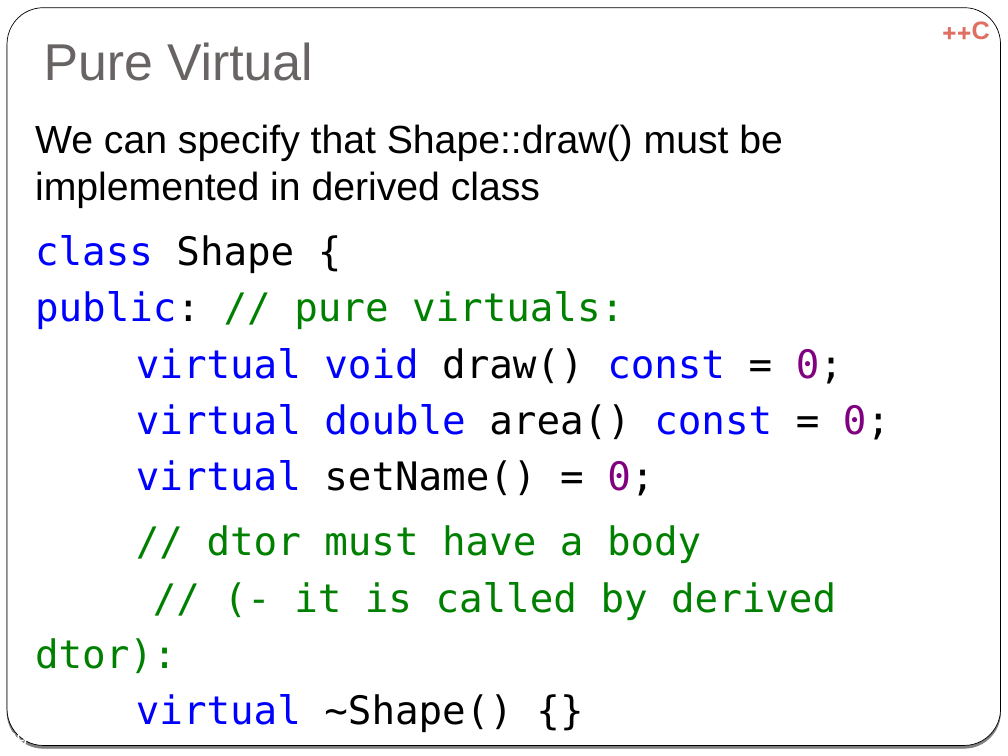
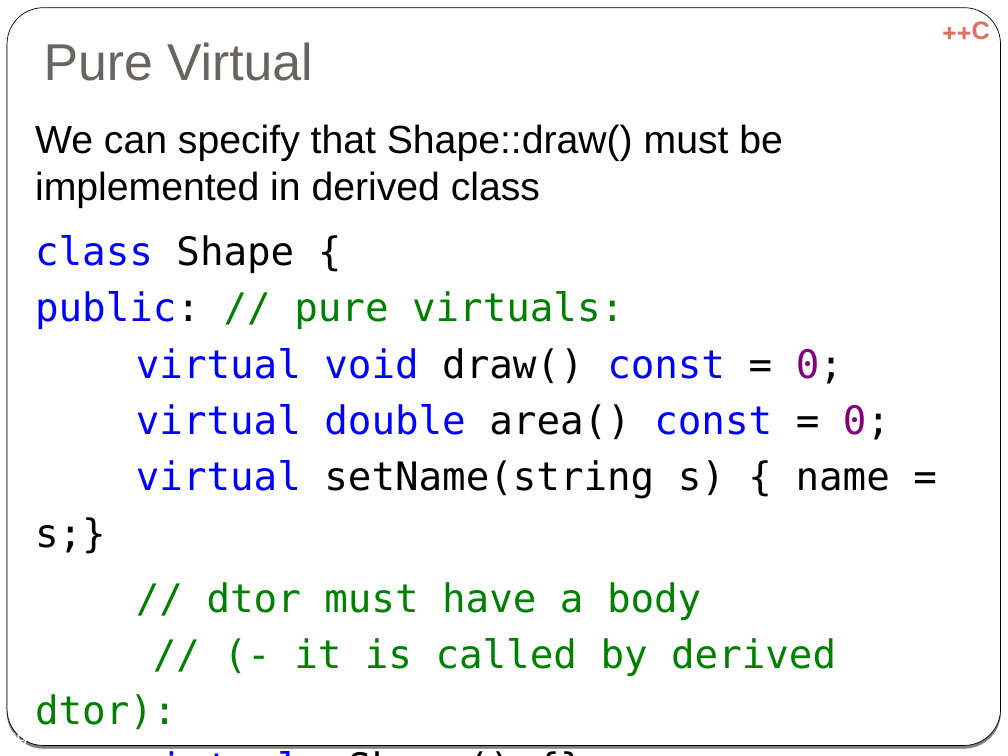
Before and after one commit to cpp-at-ariel/cpp-5780, a slide deck: slide 39 of 06-inheritance/slides-virtual.odp. Drawn at 1008x756 pixels with LibreOffice and Linux fonts; fonts in the diff are those of the drawing. Boxes give left, top, right and bottom in pixels: in the first picture for what was removed or moved away, otherwise in the second. Text is boxed around its words. In the diff, an @@ line names an element or a change of style, - is before the commit and + after.

```diff
--- a/06-inheritance/slides-virtual.odp
+++ b/06-inheritance/slides-virtual.odp
@@ text at <box>35,235,890,554</box>: text changed @@
-class Shape {
-public: // pure virtuals:
-virtual void draw() const = 0;
-virtual double area() const = 0;
-virtual setName() = 0;
+class Shape {
+public: // pure virtuals:
+virtual void draw() const = 0;
+virtual double area() const = 0;
+virtual setName(string s) { name = s;}
```
Also in this commit, not shown: 7 other slides changed, 1 slide added, 11 other files.
